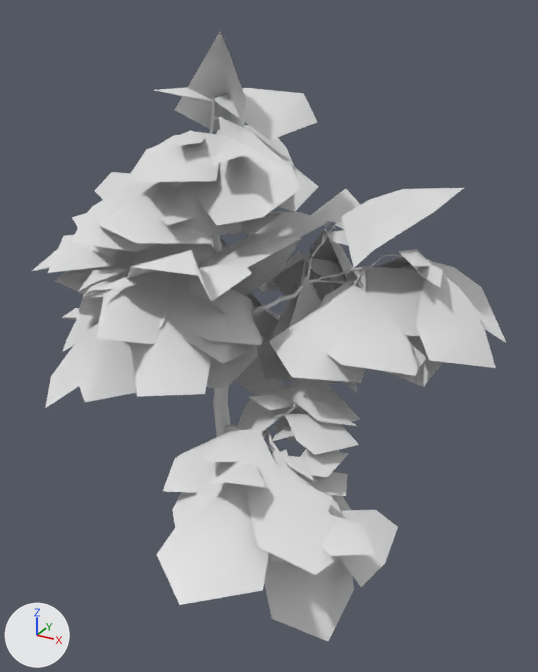
Before and after pictures for a commit that changed the glTF model res/models/tree2/tree2.gltf.
Both versions are drawn from a 50 mm camera at (6.13, -9.49, 9.97) aimed at (0.71, 0.37, 5.04). Every picture has the same lights, and +X, +Y and +Z are marked at lower left. The older version comes first. Where no turn or scale is listed for an object, it has been applied to the vertices. Vertices at exactly the same position are counted once.

Objects in the first picture: 'Acer_medium_3_LOD1_Bark_Mat_0', 'Acer_medium_3_LOD1_Cluster_Mat_0'.
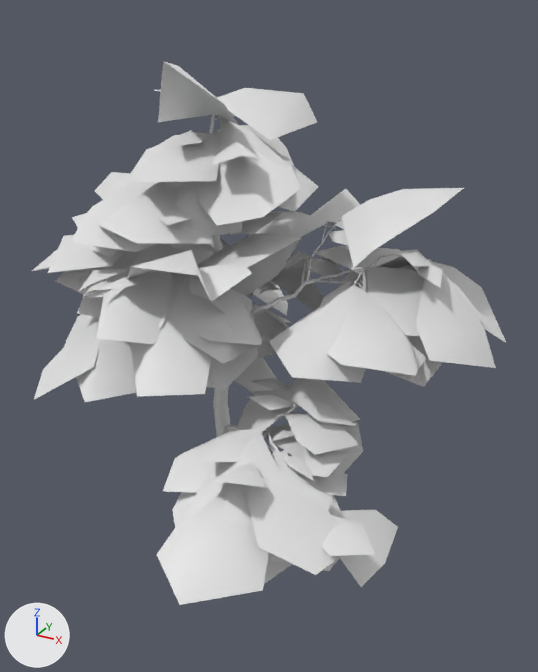
Pixel boxes (x1, y1, x2, y2) of what changed, in the pictures (538 x 672 px; the box of a moved part takes in the faces that stretch with it):
```json
{"object": "Acer_medium_3_LOD1_Cluster_Mat_0", "change": "reshaped", "before": [32, 30, 506, 641], "after": [32, 61, 506, 605], "on screen": "11% shorter"}
{"part": 1, "of": "me_acer_medium_3_lod1_cluster_mat_0", "change": "moved or reshaped", "before": [309, 228, 363, 291], "after": [314, 246, 401, 275]}
{"part": 2, "of": "me_acer_medium_3_lod1_cluster_mat_0", "change": "moved or reshaped", "before": [272, 255, 323, 296], "after": [271, 267, 324, 310]}
{"part": 3, "of": "me_acer_medium_3_lod1_cluster_mat_0", "change": "moved or reshaped", "before": [247, 293, 262, 306], "after": [251, 285, 288, 316], "on screen": "mostly hidden before"}
{"part": 4, "of": "me_acer_medium_3_lod1_cluster_mat_0", "change": "moved or reshaped", "before": [45, 323, 99, 408], "after": [34, 321, 101, 400]}
{"part": 5, "of": "me_acer_medium_3_lod1_cluster_mat_0", "change": "moved or reshaped", "before": [334, 495, 351, 511], "after": [268, 421, 363, 474], "on screen": "mostly hidden before"}
{"part": 6, "of": "me_acer_medium_3_lod1_cluster_mat_0", "change": "moved or reshaped", "before": [283, 558, 347, 583], "on screen": "not visible afterwards"}
{"part": 7, "of": "me_acer_medium_3_lod1_cluster_mat_0", "change": "moved or reshaped", "before": [175, 30, 247, 133], "after": [158, 61, 238, 125]}
{"part": 8, "of": "me_acer_medium_3_lod1_cluster_mat_0", "change": "deleted", "before": [62, 276, 358, 641]}
```

Scene script edits in JSON lines:
```json
{"block": "me_acer_medium_3_lod1_cluster_mat_0", "where": "# used by ob_acer_medium_3_lod1_cluster_mat_0; location = (0.0, 0.0, 0.0)"}
{"op": "remove", "block": "me_acer_medium_3_lod1_cluster_mat_0", "code": "me_acer_medium_3_lod1_cluster_mat_0.from_pydata(...)  # 979 vertices, 928 faces; spans x -3.96..4.38, y -3.75..3.3, z 1.71..9.7"}
{"op": "add", "block": "me_acer_medium_3_lod1_cluster_mat_0", "code": "me_acer_medium_3_lod1_cluster_mat_0.from_pydata(...)  # 897 vertices, 850 faces; spans x -3.68..4.38, y -3.75..3.76, z 2.46..9.36"}
{"block": "me_acer_medium_3_lod1_cluster_mat_0", "change": "me_acer_medium_3_lod1_cluster_mat_0 part 1: the loose piece of 7 vertices spanning x 0.88..2.0, y 0.79..1.89, z 5.13..6.75 is multiplied about its middle by the matrix ((0.689, -0.077, -0.721), (-0.346, 0.839, -0.42), (0.637, 0.538, 0.552)), then moved by (0.49, -0.07, 0.25)"}
{"block": "me_acer_medium_3_lod1_cluster_mat_0", "change": "me_acer_medium_3_lod1_cluster_mat_0 part 2: the loose piece of 7 vertices spanning x -0.01..1.35, y 1.68..2.42, z 4.57..6.15 is multiplied about its middle by the matrix ((0.96, 0.044, 0.277), (0.063, 0.928, -0.367), (-0.273, 0.37, 0.888)), then moved by (-0.14, -0.37, 0.21)"}
{"block": "me_acer_medium_3_lod1_cluster_mat_0", "change": "me_acer_medium_3_lod1_cluster_mat_0 part 3: the loose piece of 8 vertices spanning x -1.97..0.04, y 1.61..2.81, z 3.53..5.2 is multiplied about its middle by the matrix ((0.862, 0.448, 0.239), (-0.147, 0.671, -0.727), (-0.486, 0.591, 0.644)), then moved by (-0.01, 0.49, 0.59)"}
{"block": "me_acer_medium_3_lod1_cluster_mat_0", "change": "me_acer_medium_3_lod1_cluster_mat_0 part 4: the loose piece of 7 vertices spanning x -2.95..-1.59, y -1.65..-0.24, z 3.8..5.11 is multiplied about its middle by the matrix ((1.0, 0.02, 0.013), (-0.022, 0.986, 0.164), (-0.01, -0.164, 0.986)), then moved by (-0.02, -0.09, 0.1)"}
{"block": "me_acer_medium_3_lod1_cluster_mat_0", "change": "me_acer_medium_3_lod1_cluster_mat_0 part 5: the loose piece of 8 vertices spanning x 1.53..2.87, y -1.78..-0.19, z 2.56..3.91 is multiplied about its middle by the matrix ((0.858, -0.345, -0.38), (0.145, 0.873, -0.465), (0.493, 0.344, 0.799)), then moved by (-0.35, 0.51, 0.64)"}
{"block": "me_acer_medium_3_lod1_cluster_mat_0", "change": "me_acer_medium_3_lod1_cluster_mat_0 part 6: the loose piece of 8 vertices spanning x 1.24..3.08, y -2.35..-1.13, z 2.36..3.96 is multiplied about its middle by the matrix ((0.96, 0.221, -0.174), (-0.098, 0.842, 0.531), (0.263, -0.492, 0.83)), then moved by (-1.33, 0.36, 0.19)"}
{"block": "me_acer_medium_3_lod1_cluster_mat_0", "change": "me_acer_medium_3_lod1_cluster_mat_0 part 7: the loose piece of 7 vertices spanning x -0.8..0.64, y -0.22..0.54, z 8.13..9.7 is multiplied about its middle by the matrix ((0.969, -0.154, -0.195), (0.0, 0.785, -0.619), (0.249, 0.6, 0.761)), then moved by (-0.05, -0.72, -0.01)"}
{"block": "me_acer_medium_3_lod1_cluster_mat_0", "change": "me_acer_medium_3_lod1_cluster_mat_0 part 8: 12 loose pieces with 82 vertices, spanning x -3.96..3.02, y -2.53..3.28, z 1.71..6.09, are deleted"}
{"block": "me_acer_medium_3_lod1_cluster_mat_0", "change": "other edits to the shape of me_acer_medium_3_lod1_cluster_mat_0 do not show in these pictures"}
```
